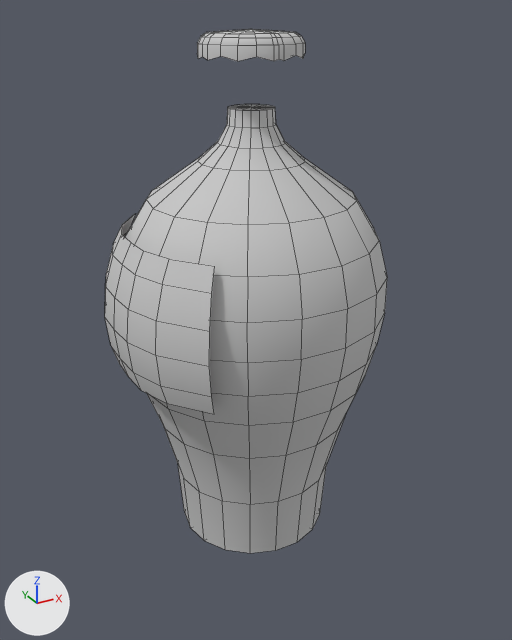
The FBX model resource/3d/Item/19.05.12 아이템/Item_drink.FBX, before and after one commit.
Camera for both pictures: a 50 mm lens placed at (-1.691, -2.264, 0.962), pointed at (-1.259, -1.478, 0.569). The lights are fixed; the arrows at lower left show +X, +Y and +Z. Mesh edges are drawn as thin lines. Where no turn or scale is listed for an object, it has been applied to the vertices.

The first picture shows 'drink'.
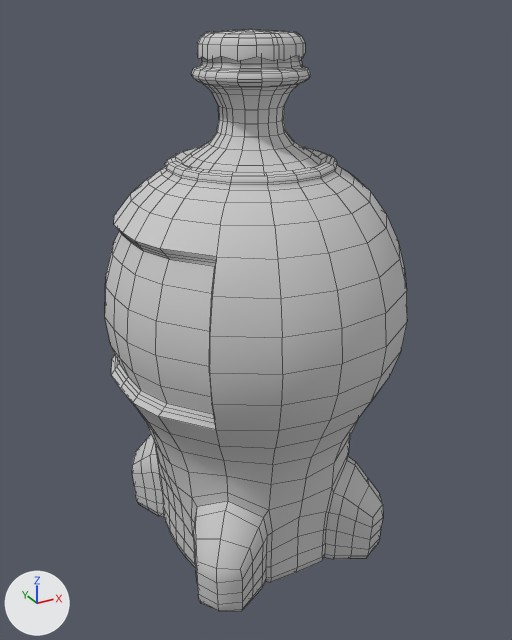
Location of each change, [x1, y1, x2, y2] in pixels of the pictures (512 x 640 px):
'drink_bottel', added: after [111, 56, 407, 611]
'drink', unchanged, covered by the edit: before [105, 29, 387, 553]; after [105, 29, 305, 414]

What the commit changed:
Mesh me_mesh_001 is new.
It has 1203 vertices, 1192 faces and spans x -0.201..0.202, y -0.214..0.214, z -0.358..0.335.
It uses material mat_01___default (light grey #cacaca).
Object 'drink_bottel' (ob_drink_bottel) is new; it shows me_mesh_001.
Its location is (-1.255, -1.473, 0.581).
